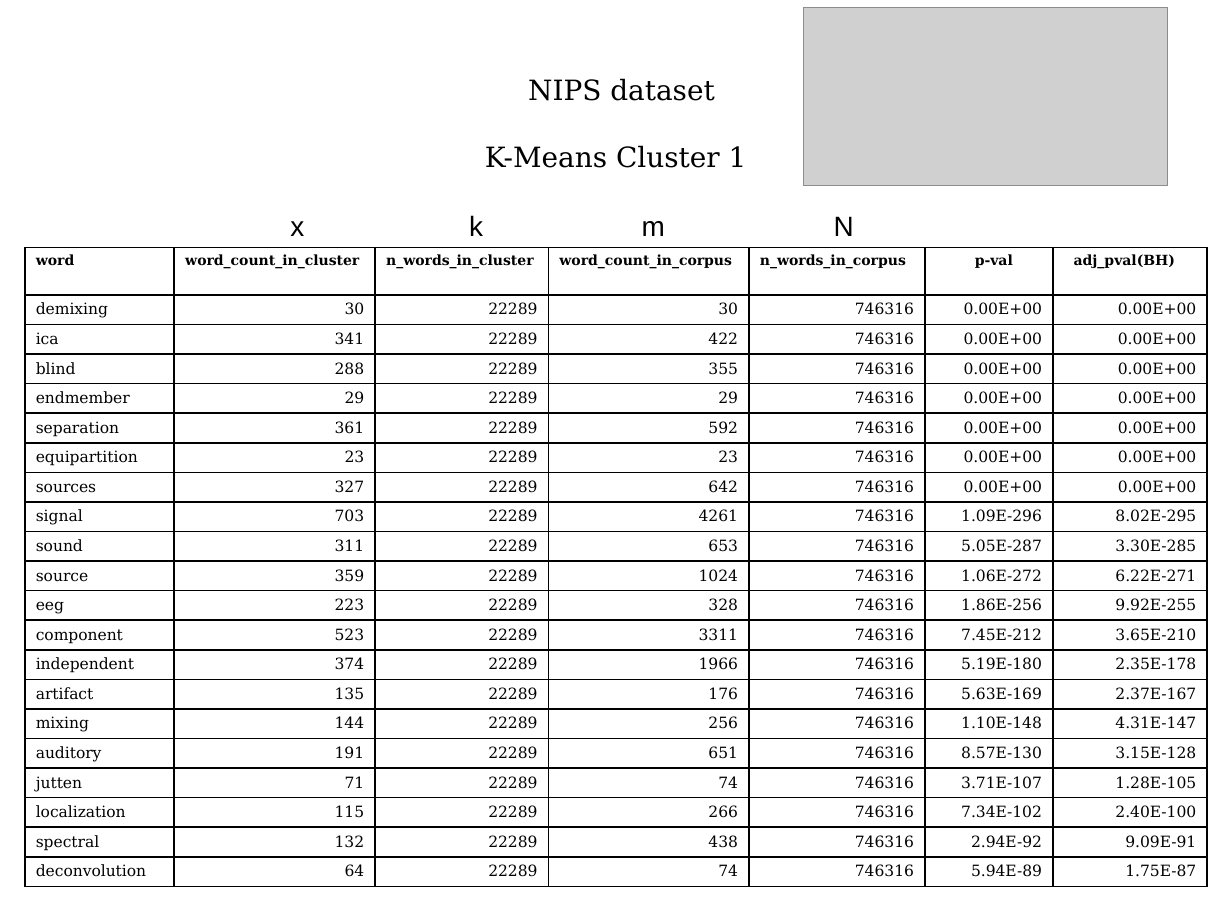
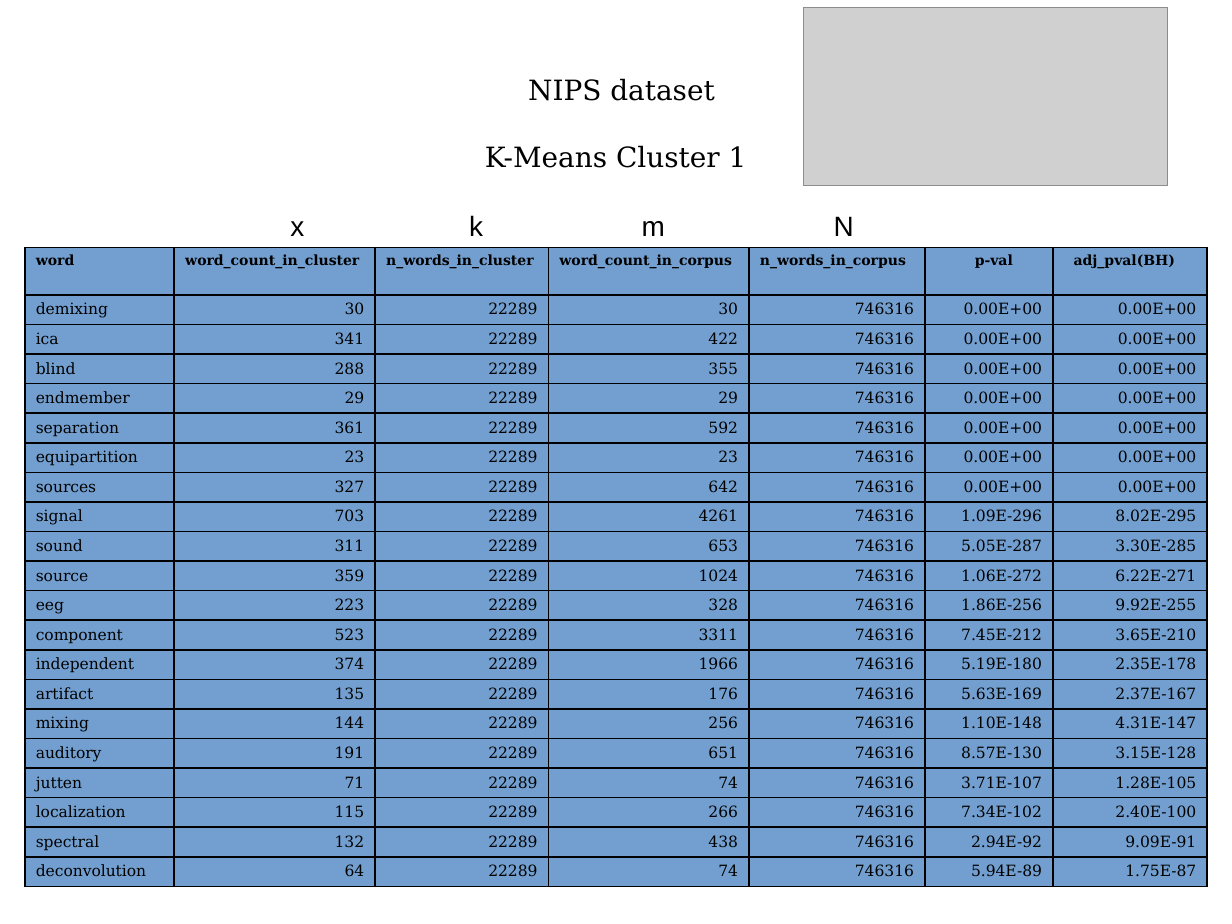
Before and after one commit to vitalv/doc-clustering-topic-modeling, a slide deck: slide 23 of doc-clustering-topic-modeling.odp (slide 22 before the commit). Drawn at 1232x924 pixels with LibreOffice and Linux fonts; fonts in the diff are those of the drawing; grey boxes stand for pictures. Boxes give left, top, right and bottom in pixels: in the first picture for what was removed or moved away, otherwise in the second. Text is boxed around its words. In the diff, an @@ line names an element or a change of style, - is before the commit and + after.

```diff
--- a/doc-clustering-topic-modeling.odp
+++ b/doc-clustering-topic-modeling.odp
@@ table at (25, 247, 1207, 887) @@
@@ fill #FFFFFF to #729FCF in 147 cells @@
```
Also in this commit, not shown: 7 other slides changed, 2 slides added, 1 slide removed, 1 other file.
